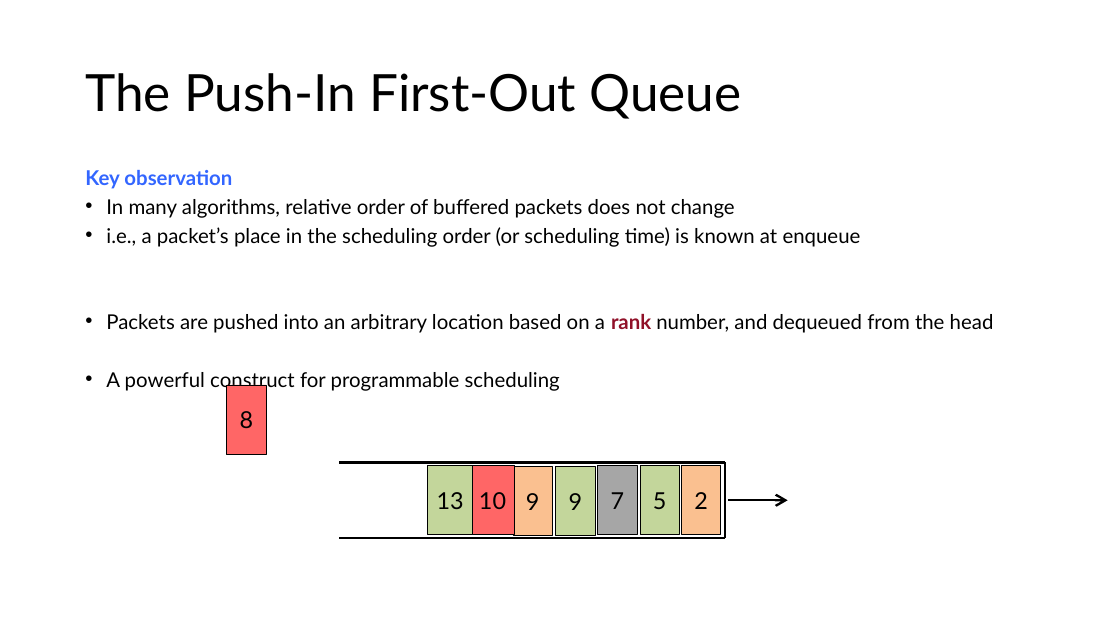
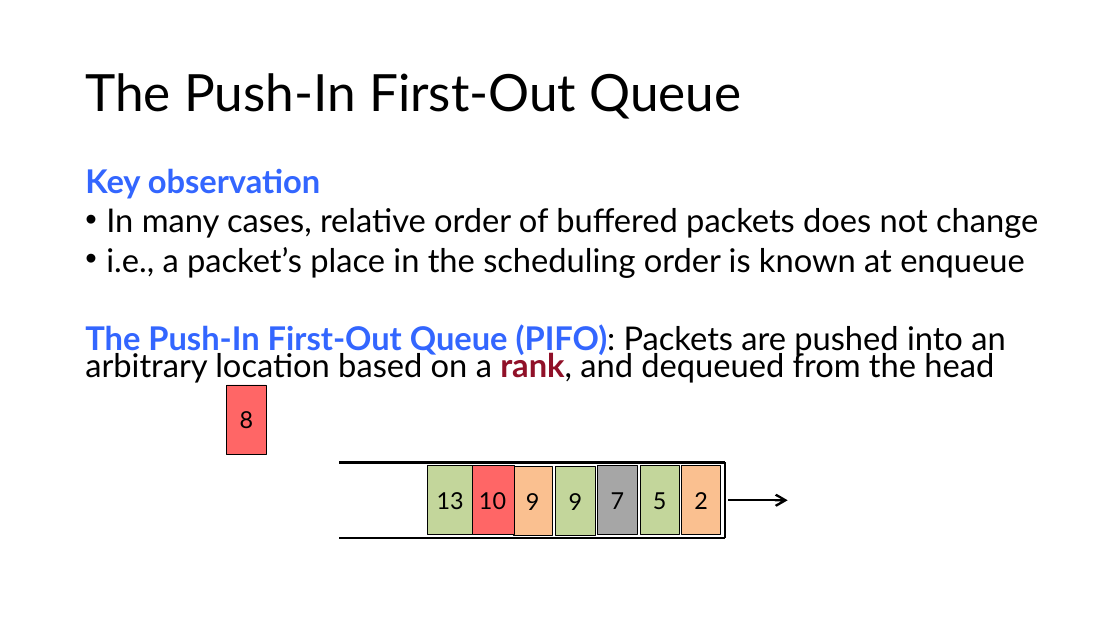
Before and after one commit to anirudhSK/pifo-domino-marple-ppts, a slide deck: slide 6 of pifo_sigcomm.pptx (slide 7 before the commit). Drawn at 1120x630 pixels with LibreOffice and Linux fonts; fonts in the diff are those of the drawing. Boxes give left, top, right and bottom in pixels: in the first picture for what was removed or moved away, otherwise in the second. Text is boxed around its words. In the diff, an @@ line names an element or a change of style, - is before the commit and + after.

```diff
--- a/pifo_sigcomm.pptx
+++ b/pifo_sigcomm.pptx
@@ text at (85, 168, 321, 199): size 17.5 to 28 pt in "Key observation" @@
@@ text at (85, 208, 1038, 383): text changed; size 17.5 to 28 pt @@
-• In many algorithms, relative order of buffered packets does not change
-• i.e., a packet’s place in the scheduling order (or scheduling time) is known at enqueue
-• Packets are pushed into an arbitrary location based on a rank number, and dequeued from the head
-• A powerful construct for programmable scheduling
+• In many cases, relative order of buffered packets does not change
+• i.e., a packet’s place in the scheduling order is known at enqueue
+The Push-In First-Out Queue (PIFO): Packets are pushed into an arbitrary location based on a rank, and dequeued from the head
```
Also in this commit, not shown: 1 other slide changed, 2 slides added, 3 slides removed.
